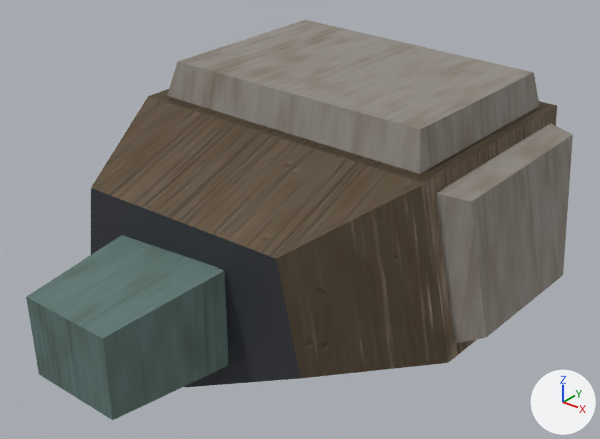
Renders of the glTF model hollow-reign/assets/models/witness/gnomon_lamp_lod.glb from each side of a commit.
Both versions are drawn from a 50 mm lens placed at (0.0815, -0.0865, 0.0649), pointed at (0.0047, 0.0095, 0.0054). Every picture has the same lights, and +X, +Y and +Z are marked at lower right. The older version comes first.

The scene before the commit, as lines of its bpy script (objects in view):
```python
ob_gnomon_lamp_lod = bpy.data.objects.new('gnomon_lamp_lod', me_gnomon_lamp_lod)
ob_gnomon_lamp_lod.location = (0.0, 0.0, 0.0)
```
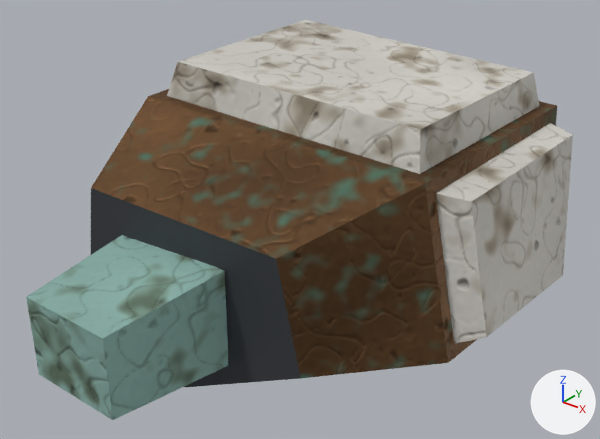
Scene script edits in JSON lines:
```json
{"op": "add", "block": "img_relic_bone_n_png", "code": ["img_relic_bone_n_png = load_image('relic_bone_n.png', 'tex/relic_bone_n.png', 256, 256, 'Non-Color')"]}
{"op": "add", "block": "img_relic_bone_orm_png", "code": ["img_relic_bone_orm_png = load_image('relic_bone_orm.png', 'tex/relic_bone_orm.png', 256, 256, 'Non-Color')"]}
{"op": "add", "block": "img_relic_bone_a_png", "code": ["img_relic_bone_a_png = load_image('relic_bone_a.png', 'tex/relic_bone_a.png', 256, 256, 'sRGB')"]}
{"op": "add", "block": "img_relic_bronze_orm_png", "code": ["img_relic_bronze_orm_png = load_image('relic_bronze_orm.png', 'tex/relic_bronze_orm.png', 256, 256, 'Non-Color')"]}
{"op": "add", "block": "img_relic_bronze_a_png", "code": ["img_relic_bronze_a_png = load_image('relic_bronze_a.png', 'tex/relic_bronze_a.png', 256, 256, 'sRGB')"]}
{"block": "mat_bone", "where": "n2 = _N.new('ShaderNodeMix'); n2.name = 'Mix'"}
{"op": "set", "path": "n2.inputs[7].default_value", "old": "(0.86, 0.8, 0.69, 1.0)", "new": "(0.92, 0.89, 0.82, 1.0)", "note": "'B', pale yellow #efe7d8 -> 'B', white #f6f2ea"}
{"block": "mat_bone", "where": "n3 = _N.new('ShaderNodeTexImage'); n3.name = 'Image Texture'"}
{"op": "set", "path": "n3.image", "old": "img_worn_a_png", "new": "img_relic_bone_a_png"}
{"block": "mat_bone", "where": "n6 = _N.new('ShaderNodeTexImage'); n6.name = 'Image Texture.001'"}
{"op": "set", "path": "n6.image", "old": "img_matte_orm_png", "new": "img_relic_bone_orm_png"}
{"block": "mat_bone", "where": "n8 = _N.new('ShaderNodeTexImage'); n8.name = 'Image Texture.002'"}
{"op": "set", "path": "n8.image", "old": "img_worn_n_png", "new": "img_relic_bone_n_png"}
{"block": "mat_bronze", "change": "nodes: BsdfPrincipled, Math, Mix, NormalMap, OutputMaterial, SeparateColor, TexImage x3"}
{"block": "mat_bronze", "change": "colours: beige #bca689"}
{"block": "mat_bronze", "change": "uses the picture img_worn_a_png"}
{"block": "mat_bronze", "change": "uses the picture img_worn_n_png"}
{"block": "mat_bronze", "change": "uses the picture img_worn_orm_png"}
{"block": "mat_bronze", "change": "nodes: BsdfPrincipled, NormalMap, OutputMaterial, SeparateColor, TexImage x3"}
{"block": "mat_bronze", "change": "uses the picture img_relic_bone_n_png"}
{"block": "mat_bronze", "change": "uses the picture img_relic_bronze_a_png"}
{"block": "mat_bronze", "change": "uses the picture img_relic_bronze_orm_png"}
{"block": "mat_verdigris", "where": "n2 = _N.new('ShaderNodeMix'); n2.name = 'Mix'"}
{"op": "set", "path": "n2.inputs[7].default_value", "old": "(0.34, 0.56, 0.5, 1.0)", "new": "(0.36, 0.62, 0.55, 1.0)", "note": "'B', greyish cyan #9ec5bc -> 'B', cyan #a2cec4"}
{"block": "mat_verdigris", "where": "n3 = _N.new('ShaderNodeTexImage'); n3.name = 'Image Texture'"}
{"op": "set", "path": "n3.image", "old": "img_worn_a_png", "new": "img_relic_bone_a_png"}
{"block": "mat_verdigris", "where": "n4 = _N.new('ShaderNodeMath'); n4.name = 'Math'"}
{"op": "set", "path": "n4.inputs[1].default_value", "old": "0.25", "new": "0.0", "note": "'Value'"}
{"block": "mat_verdigris", "where": "n6 = _N.new('ShaderNodeTexImage'); n6.name = 'Image Texture.001'"}
{"op": "set", "path": "n6.image", "old": "img_matte_orm_png", "new": "img_relic_bone_orm_png"}
{"block": "mat_verdigris", "where": "n8 = _N.new('ShaderNodeTexImage'); n8.name = 'Image Texture.002'"}
{"op": "set", "path": "n8.image", "old": "img_worn_n_png", "new": "img_relic_bone_n_png"}
```

What differs and where, as boxes [x1, y1, x2, y2] in the pictures (600 x 439 px):
```json
{"object": "gnomon_lamp_lod", "change": "surface changed", "before": [26, 20, 573, 420], "after": [26, 20, 573, 420]}
```
